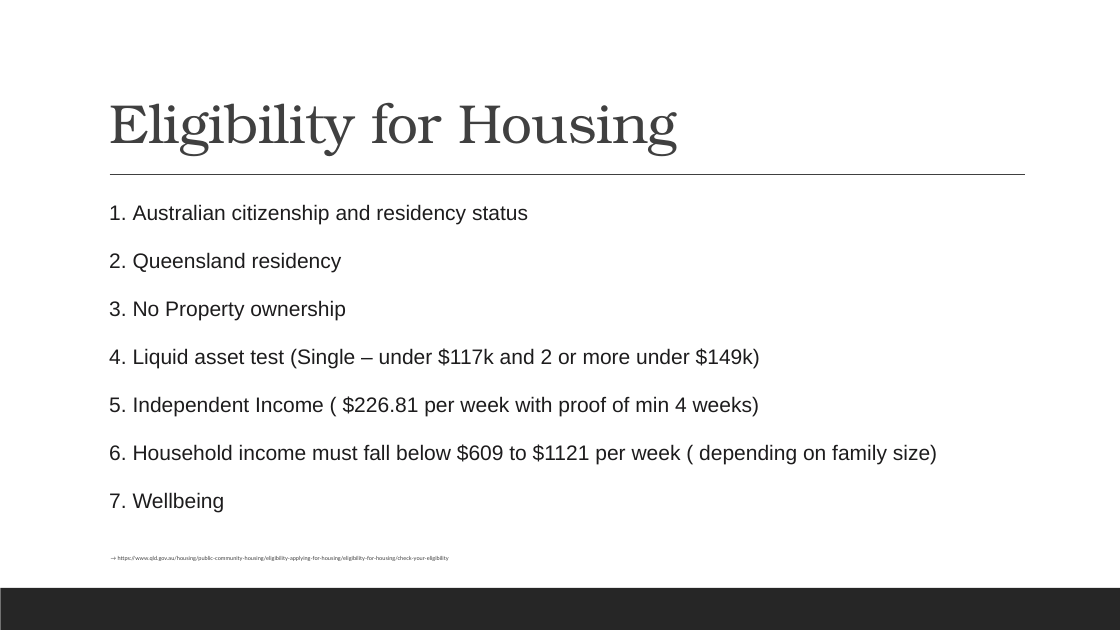
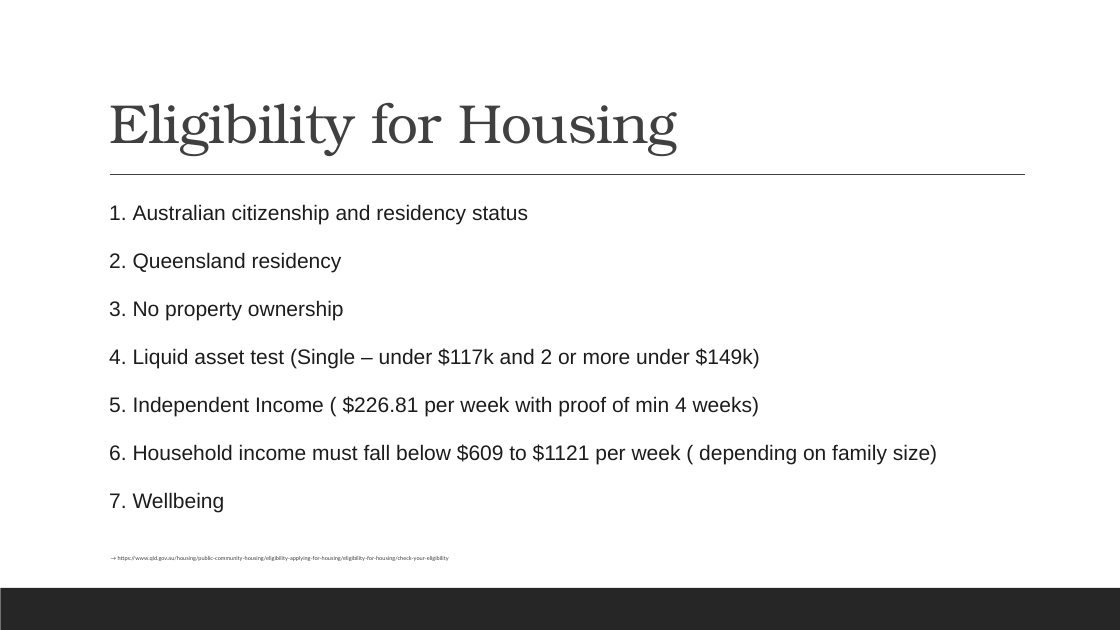
Before and after one commit to Anguyensfg/project-1, a slide deck: slide 4 of QLD Housing Vacancy.pptx (slide 2 before the commit). Drawn at 1120x630 pixels with LibreOffice and Linux fonts; fonts in the diff are those of the drawing. Boxes give left, top, right and bottom in pixels: in the first picture for what was removed or moved away, otherwise in the second. Text is boxed around its words. In the diff, an @@ line names an element or a change of style, - is before the commit and + after.

```diff
--- a/QLD Housing Vacancy.pptx
+++ b/QLD Housing Vacancy.pptx
@@ text at bbox=[109, 300, 344, 321]: text changed @@
-  3. No Property ownership
+  3. No property ownership
```
Also in this commit, not shown: 5 other slides changed, 5 slides added, 1 slide removed.
